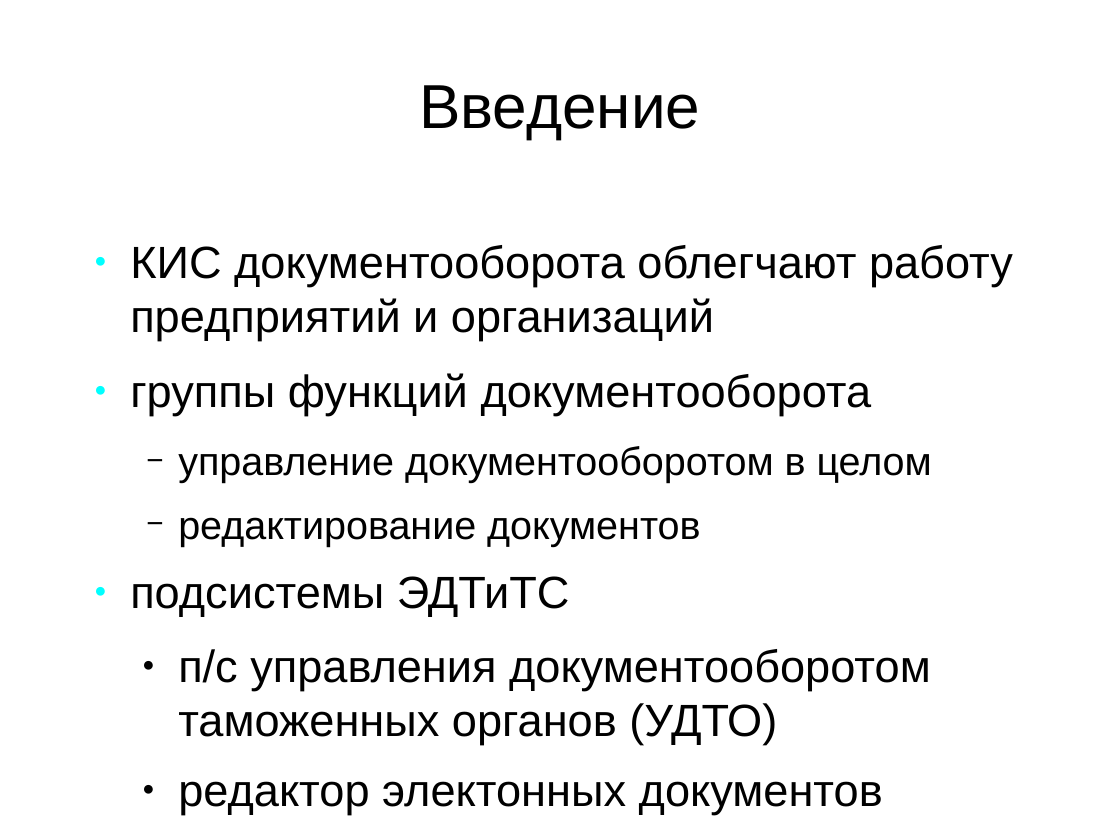
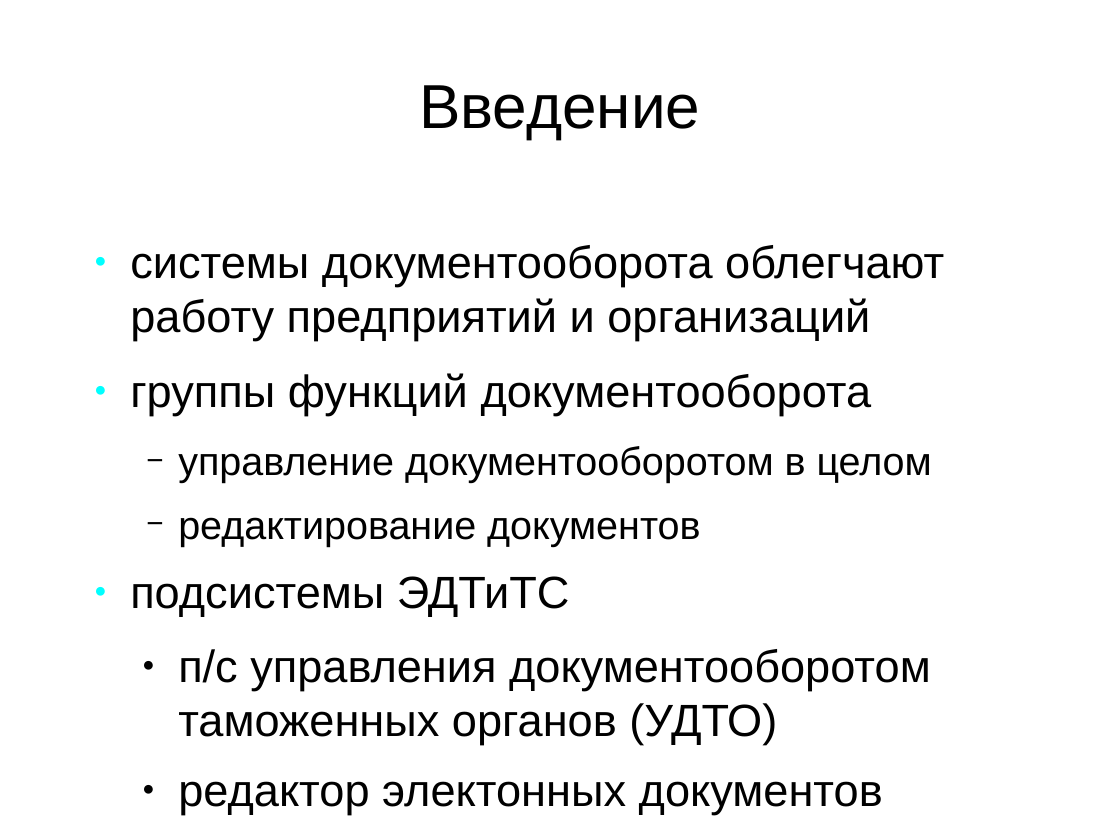
Before and after one commit to aeremenok/a-team-777, a slide deck: slide 2 of diploma/eav/diploma/demo.odp. Drawn at 1120x840 pixels with LibreOffice and Linux fonts; fonts in the diff are those of the drawing. Boxes give left, top, right and bottom in pixels: in the first picture for what was removed or moved away, otherwise in the second. Text is boxed around its words. In the diff, an @@ line names an element or a change of style, - is before the commit and + after.

```diff
--- a/diploma/eav/diploma/demo.odp
+++ b/diploma/eav/diploma/demo.odp
@@ text at [130, 245, 944, 341]: text changed @@
-● КИС документооборота облегчают работу предприятий и организаций
+● системы документооборота облегчают работу предприятий и организаций
```
Also in this commit, not shown: 5 other slides changed.
